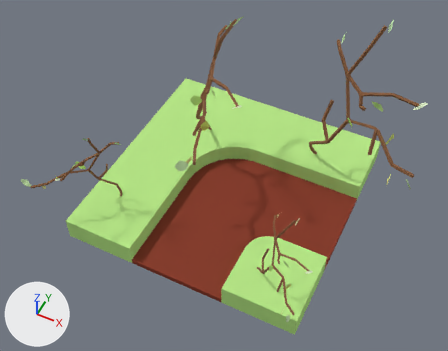
What one commit did to the Blender file IP_Final02/Assets/3DModel/WNTrack.blend.
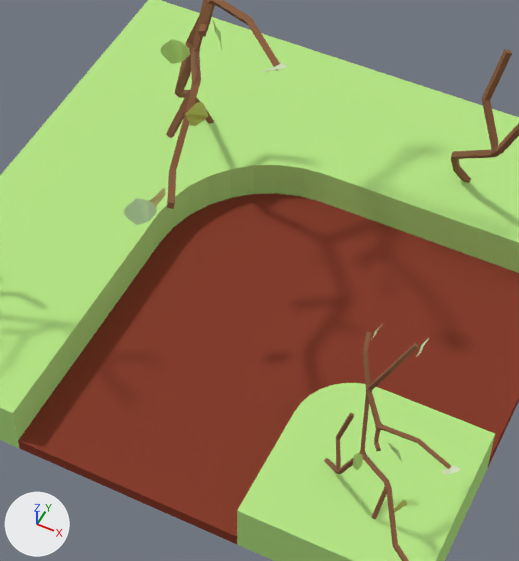
There are two pictures of each version: one whole from a 50 mm camera at (7.09, -15.87, 20.33) aimed at (0.04, -1.76, 2.7), one close up on the part from 28% to 75% of the width and 23% to 88% of the height. The axes (+X, +Y, +Z) are drawn at lower left. The lights are the same throughout.

In view in the first close-up: 'Cube', 'Vert', 'Vert.001', 'Vert.002', 'leaf.002'.
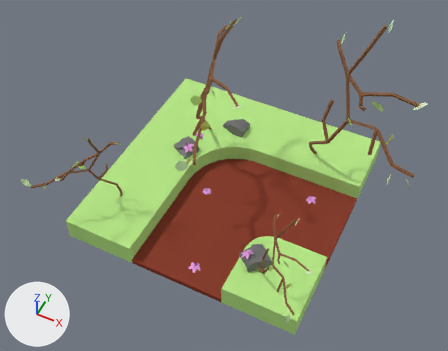
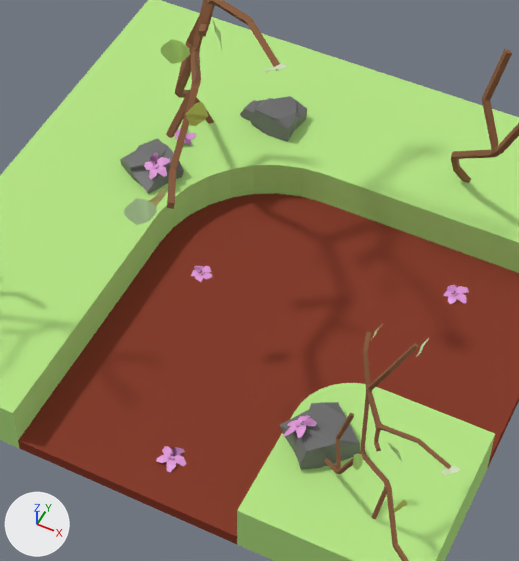
What differs and where, as boxes (x1, y1, x2, y2) in the close-ups (519 x 561 px):
'smallrock.003', added: after (280, 402, 360, 470)
'smallrock.002', added: after (249, 96, 307, 142)
'smallrock', added: after (120, 138, 184, 194)
'flower.005', added (pink): after (156, 446, 186, 472)
'flower.001', added: after (144, 153, 170, 179)
'flower.006', added: after (284, 415, 317, 438)
'flower.003', added: after (443, 287, 469, 304)
'flower.002', added: after (191, 266, 212, 282)
'smallrock.001', added: after (240, 100, 265, 121)
'flower', added: after (174, 128, 196, 145)
'flower.004', added: after (447, 284, 469, 300)

Edits to the bpy script that builds the scene:
```text
Add mat_material_028:
    mat_material_028 = principled_material('Material.028')
    mat_material_028.base_color = (0.8, 0.332, 0.752)  # pink #e79ce1
Add mat_material_015:
    mat_material_015 = principled_material('Material.015')
    mat_material_015.base_color = (0.157, 0.157, 0.157)  # dark grey #6e6e6e
Add ob_flower_002:
    ob_flower_002 = bpy.data.objects.new('flower.002', me_plane_021.copy())  # the mesh of ob_flower
    ob_flower_002.location = (-1.48, -0.53, -0.27)
    ob_flower_002.rotation_euler = (-1.52, 0.571, -5.585)  # degrees (-87, 33, -320)
    ob_flower_002.scale = (-0.141, -0.118, -0.141)
Add ob_smallrock_002:
    ob_smallrock_002 = bpy.data.objects.new('smallrock.002', me_cube_012.copy())  # the mesh of ob_smallrock
    ob_smallrock_002.location = (-1.51, 2.81, 0.63)
    ob_smallrock_002.rotation_euler = (0.11, 0.116, 1.51)  # degrees (6.3, 6.6, 87)
    ob_smallrock_002.scale = (0.375, 0.375, 0.185)
Add ob_smallrock_001:
    ob_smallrock_001 = bpy.data.objects.new('smallrock.001', me_cube_012.copy())  # the mesh of ob_smallrock
    ob_smallrock_001.location = (-1.91, 2.88, 0.49)
    ob_smallrock_001.rotation_euler = (0.11, 0.116, 1.51)  # degrees (6.3, 6.6, 87)
    ob_smallrock_001.scale = (0.268, 0.268, 0.132)
Add ob_flower:
    ob_flower = bpy.data.objects.new('flower', me_plane_021.copy())  # the mesh of ob_flower
    ob_flower.location = (-2.88, 1.56, 0.61)
    ob_flower.rotation_euler = (1.915, -0.187, -5.306)  # degrees (110, -11, -304)
    ob_flower.scale = (-0.141, -0.118, -0.141)
Add ob_flower_001:
    ob_flower_001 = bpy.data.objects.new('flower.001', me_plane_021.copy())  # the mesh of ob_flower
    ob_flower_001.location = (-2.87, 0.45, 0.95)
    ob_flower_001.rotation_euler = (-1.043, 0.241, -5.543)  # degrees (-60, 14, -318)
    ob_flower_001.scale = (-0.141, -0.118, -0.141)
Add ob_smallrock:
    ob_smallrock = bpy.data.objects.new('smallrock', me_cube_012.copy())  # the mesh of ob_smallrock
    ob_smallrock.location = (-3.02, 0.65, 0.58)
    ob_smallrock.rotation_euler = (0.11, 0.116, 4.195)  # degrees (6.3, 6.6, 240)
    ob_smallrock.scale = (0.406, 0.406, 0.2)
Add ob_smallrock_003:
    ob_smallrock_003 = bpy.data.objects.new('smallrock.003', me_cube_003)  # 26 vertices, 24 faces; spans x -1.0..1.0, y -1.12..1.16, z -1.0..1.71; in mat_material_051 (dark grey #6e6e6e)
    ob_smallrock_003.location = (2.17, -3.33, 0.57)
    ob_smallrock_003.rotation_euler = (0.11, 0.116, 2.375)  # degrees (6.3, 6.6, 136)
    ob_smallrock_003.scale = (0.452, 0.452, 0.223)
Add ob_flower_006:
    ob_flower_006 = bpy.data.objects.new('flower.006', me_plane_005)  # 54 vertices, 19 faces; spans x -1.9..1.01, y -1.06..4.76, z -1.39..2.02; in mat_material_052 (pink #e79ce1)
    ob_flower_006.location = (1.92, -3.43, 0.98)
    ob_flower_006.rotation_euler = (-1.043, 0.241, -7.363)  # degrees (-60, 14, 298)
    ob_flower_006.scale = (-0.157, -0.132, -0.157)
Add ob_flower_005:
    ob_flower_005 = bpy.data.objects.new('flower.005', me_plane_004)  # 54 vertices, 19 faces; spans x -1.9..1.01, y -1.06..4.76, z -1.39..2.02; in mat_material_050 (pink #e79ce1)
    ob_flower_005.location = (-0.05, -4.16, -0.22)
    ob_flower_005.rotation_euler = (-1.557, 0.66, -6.583)  # degrees (-89, 38, 343)
    ob_flower_005.scale = (-0.141, -0.118, -0.141)
Add ob_flower_004:
    ob_flower_004 = bpy.data.objects.new('flower.004', me_plane_003)  # 54 vertices, 19 faces; spans x -1.9..1.01, y -1.06..4.76, z -1.39..2.02; in mat_material_050 (pink #e79ce1)
    ob_flower_004.location = (2.73, 1.03, -0.27)
    ob_flower_004.rotation_euler = (-1.444, 0.464, -5.565)  # degrees (-83, 27, -319)
    ob_flower_004.scale = (-0.141, -0.118, -0.141)
Add ob_flower_003:
    ob_flower_003 = bpy.data.objects.new('flower.003', me_plane_002)  # 54 vertices, 19 faces; spans x -1.9..1.01, y -1.06..4.76, z -1.39..2.02; in mat_material_049 (pink #e79ce1)
    ob_flower_003.location = (2.73, 1.03, -0.26)
    ob_flower_003.rotation_euler = (-1.601, 0.533, -5.75)  # degrees (-92, 31, -329)
    ob_flower_003.scale = (-0.141, -0.118, -0.141)
```
